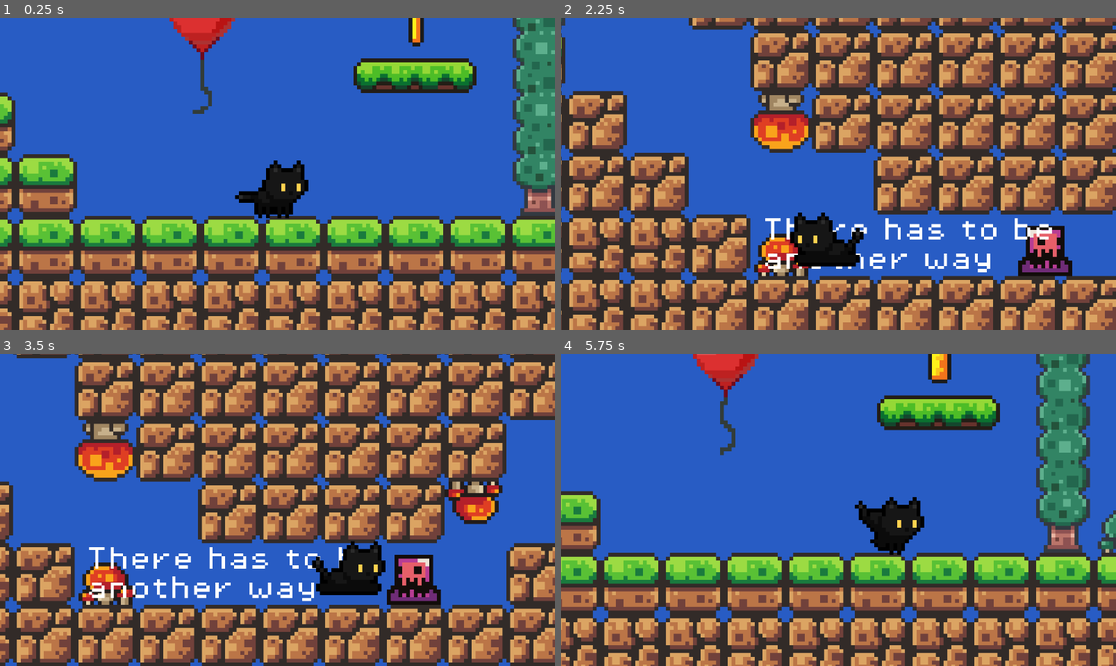
Above: before the commit, frames 1-4 (two rows, left to right).
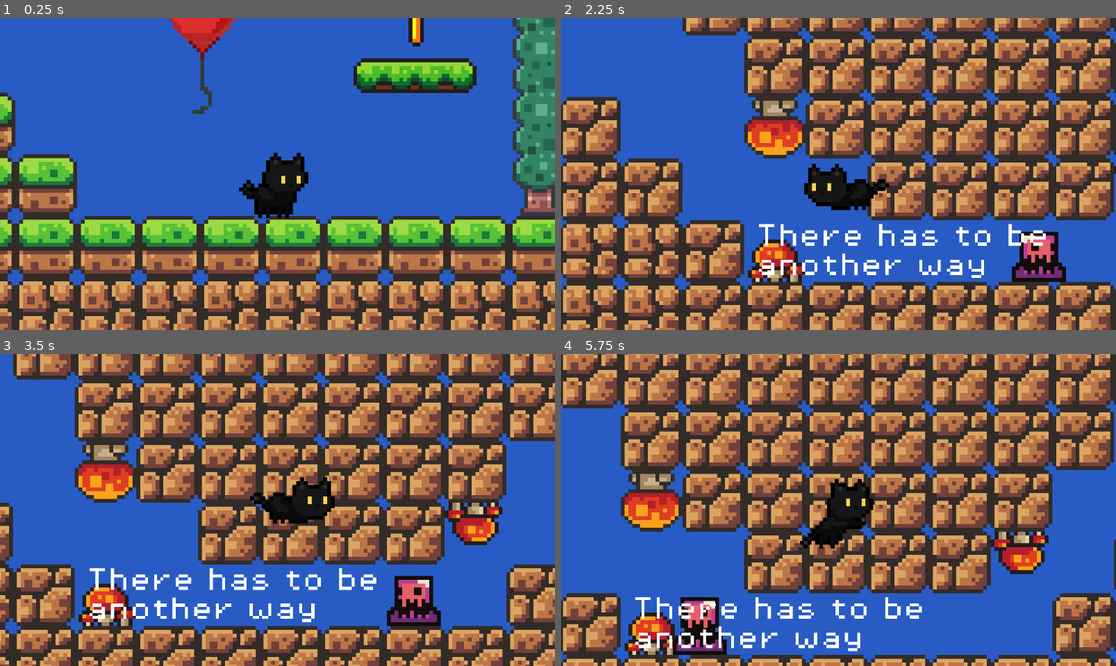
Above: after the commit, the same moments.

Repository: madgustoo/catja
Game: Godot game, scene res://main.tscn
The game is run twice, just before and just after one commit, with the same random seed, the same clock (stepped at 60 frames per second) and the same inputs.
Inputs:
- Up to frame 1 (0.25 s): no input
- Up to frame 2 (2.25 s): hold Right (move_right) 0.53-2.03 s; tap Space (jump) at 0.6, 0.77, 1.07, 1.35, 1.52, 1.82, 2.1 s; hold Left (move_left) from 2.03 s (still down)
- Up to frame 3 (3.5 s): release Left (move_left) at 2.78 s; hold Right (move_right) from 2.78 s (still down); tap Space (jump) at 2.85, 3.02, 3.32 s
- Up to frame 4 (5.75 s): tap Space (jump) at 3.6, 3.77, 4.07, 4.35, 4.52, 4.82, 5.1 s; release Right (move_right) at 4.28 s; hold Left (move_left) 4.28-5.03 s; hold Right (move_right) from 5.03 s (still down)

The runs differ from the first frame. In frame 1, 0.5% of the frame differs, in the area x 42-56%, y 43-60%; in frame 2, 57%; in frame 3, 64%; in frame 4, 88%, in the area x 0-100%, y 0-100%.

Commit message:
Add ledge grab and climb mechanics to cat player

Diff:
--- a/main.tscn
+++ b/main.tscn
@@ -1527,11 +1527,11 @@
 4:3/0 = 0
 5:3/0 = 0
 6:3/0 = 0
-6:3/0/physics_layer_0/polygon_0/points = PackedVector2Array(-8, -8, 8, -6.72672, 8, 1.28599, -8, 1.18707)
+6:3/0/physics_layer_0/polygon_0/points = PackedVector2Array(-8, -8, 8, -8, 8, 0.539577, -8, -1.07915)
 7:3/0 = 0
-7:3/0/physics_layer_0/polygon_0/points = PackedVector2Array(-8, -6.42995, 8, -6.52887, 8, 1.28599, -8, 1.18707)
+7:3/0/physics_layer_0/polygon_0/points = PackedVector2Array(-8, -5.75548, 8, -5.75548, 8, 1.43887, -8, 0.899294)
 8:3/0 = 0
-8:3/0/physics_layer_0/polygon_0/points = PackedVector2Array(-8, -6.23211, 8, -6.23211, 8, 1.28599, -8, 1.18707)
+8:3/0/physics_layer_0/polygon_0/points = PackedVector2Array(-8, -8, 8, -8, 8, -1.25901, -8, 0.899294)
 9:3/0 = 0
 10:3/0 = 0
 0:4/0 = 0
@@ -1554,9 +1554,9 @@
 7:6/0 = 0
 8:6/0 = 0
 0:7/0 = 0
-0:7/0/physics_layer_0/polygon_0/points = PackedVector2Array(-8, -8, 8, -8, 8, 1.28599, -8, 1.18707)
+0:7/0/physics_layer_0/polygon_0/points = PackedVector2Array(-8, -8, 8, -8, 8, -1.25901, -8, 0.899294)
 1:7/0 = 0
-1:7/0/physics_layer_0/polygon_0/points = PackedVector2Array(-8, -6.42995, 8, -6.62779, 8, 1.28599, -8, 1.18707)
+1:7/0/physics_layer_0/polygon_0/points = PackedVector2Array(-8, -8, 8, -8, 8, 8, -8, 8)
 2:7/0 = 0
 2:7/0/physics_layer_0/polygon_0/points = PackedVector2Array(-8, -6.42995, 8, -6.62779, 8, 1.28599, -8, 1.18707)
 3:7/0 = 0
@@ -1713,7 +1713,7 @@
 [node name="Mid" type="TileMapLayer" parent="TileMaps"]
 z_index = -1
 position = Vector2(2, -8)
-tile_map_data = PackedByteArray("AAABAAMAAQAAAAAAAAACAAMAAQA …(5711 unchanged characters)… ABAAEAAAAGAPj/AQAJAAAAAAAHAPj/AQAKAAAAAAA=")
+tile_map_data = PackedByteArray("AAABAAMAAQAAAAAAAAACAAMAAQA …(5711 unchanged characters)… ABAAEAAAAGAPj/AQAJAAAAAAAHAPj/AQAKAAAAAAD6//n/AQAAAAcAAAD7//n/AQAHAAMAAAD8//n/AQAHAAMAAAD9//n/AQAIAAMAAAA=")
 tile_set = SubResource("TileSet_272bh")
 collision_enabled = false
 
--- a/player.tscn
+++ b/player.tscn
@@ -7,6 +7,7 @@
 [ext_resource type="Texture2D" uid="uid://bsrqbhbmnftid" path="res://assets/sprites/player/cat05_run_strip4.png" id="3_hqtel"]
 [ext_resource type="Texture2D" uid="uid://cggn8tir85ip" path="res://assets/sprites/player/cat05_walk_strip8.png" id="3_sweqy"]
 [ext_resource type="Texture2D" uid="uid://cygvmb3ieudgp" path="res://assets/sprites/player/cat05_land_strip2.png" id="4_2hs0m"]
+[ext_resource type="Texture2D" uid="uid://b4tikeb8ihoo7" path="res://assets/sprites/player/cat05_ledgeclimb_strip11.png" id="5_dw050"]
 
 [sub_resource type="CircleShape2D" id="CircleShape2D_hqtel"]
 
@@ -50,6 +51,50 @@
 atlas = ExtResource("4_2hs0m")
 region = Rect2(0, 0, 40, 40)
 
+[sub_resource type="AtlasTexture" id="AtlasTexture_tkwlq"]
+atlas = ExtResource("5_dw050")
+region = Rect2(0, 0, 40, 40)
+
+[sub_resource type="AtlasTexture" id="AtlasTexture_hl5qd"]
+atlas = ExtResource("5_dw050")
+region = Rect2(40, 0, 40, 40)
+
+[sub_resource type="AtlasTexture" id="AtlasTexture_ek41f"]
+atlas = ExtResource("5_dw050")
+region = Rect2(80, 0, 40, 40)
+
+[sub_resource type="AtlasTexture" id="AtlasTexture_khis8"]
+atlas = ExtResource("5_dw050")
+region = Rect2(120, 0, 40, 40)
+
+[sub_resource type="AtlasTexture" id="AtlasTexture_b88wv"]
+atlas = ExtResource("5_dw050")
+region = Rect2(160, 0, 40, 40)
+
+[sub_resource type="AtlasTexture" id="AtlasTexture_pgbbb"]
+atlas = ExtResource("5_dw050")
+region = Rect2(200, 0, 40, 40)
+
+[sub_resource type="AtlasTexture" id="AtlasTexture_331ug"]
+atlas = ExtResource("5_dw050")
+region = Rect2(240, 0, 40, 40)
+
+[sub_resource type="AtlasTexture" id="AtlasTexture_ny14h"]
+atlas = ExtResource("5_dw050")
+region = Rect2(280, 0, 40, 40)
+
+[sub_resource type="AtlasTexture" id="AtlasTexture_ibah8"]
+atlas = ExtResource("5_dw050")
+region = Rect2(320, 0, 40, 40)
+
+[sub_resource type="AtlasTexture" id="AtlasTexture_3iwfv"]
+atlas = ExtResource("5_dw050")
+region = Rect2(360, 0, 40, 40)
+
+[sub_resource type="AtlasTexture" id="AtlasTexture_qwsg1"]
+atlas = ExtResource("5_dw050")
+region = Rect2(400, 0, 40, 40)
+
 [sub_resource type="AtlasTexture" id="AtlasTexture_sweqy"]
 atlas = ExtResource("3_hqtel")
 region = Rect2(0, 0, 40, 40)
@@ -171,6 +216,44 @@
 }],
 "loop": true,
 "name": &"land",
+"speed": 5.0
+}, {
+"frames": [{
+"duration": 1.0,
+"texture": SubResource("AtlasTexture_tkwlq")
+}, {
+"duration": 1.0,
+"texture": SubResource("AtlasTexture_hl5qd")
+}, {
+"duration": 1.0,
+"texture": SubResource("AtlasTexture_ek41f")
+}, {
+"duration": 1.0,
+"texture": SubResource("AtlasTexture_khis8")
+}, {
+"duration": 1.0,
+"texture": SubResource("AtlasTexture_b88wv")
+}, {
+"duration": 1.0,
+"texture": SubResource("AtlasTexture_pgbbb")
+}, {
+"duration": 1.0,
+"texture": SubResource("AtlasTexture_331ug")
+}, {
+"duration": 1.0,
+"texture": SubResource("AtlasTexture_ny14h")
+}, {
+"duration": 1.0,
+"texture": SubResource("AtlasTexture_ibah8")
+}, {
+"duration": 1.0,
+"texture": SubResource("AtlasTexture_3iwfv")
+}, {
+"duration": 1.0,
+"texture": SubResource("AtlasTexture_qwsg1")
+}],
+"loop": true,
+"name": &"ledge_climb",
 "speed": 5.0
 }, {
 "frames": [{
@@ -265,11 +348,21 @@
 texture_filter = 1
 position = Vector2(-13, -21)
 sprite_frames = SubResource("SpriteFrames_7ahtn")
-animation = &"idle"
+animation = &"ledge_climb"
 autoplay = "idle"
-frame = 2
-frame_progress = 0.474429
 
 [node name="RayCast2D" type="RayCast2D" parent="."]
 position = Vector2(-13, -11)
 target_position = Vector2(0, 14)
+
+[node name="LedgeRayWall" type="RayCast2D" parent="." groups=["Player"]]
+position = Vector2(-11, -13)
+rotation = 0.682616
+target_position = Vector2(1.59609, -15.4743)
+collision_mask = 4
+
+[node name="LedgeRayLedge" type="RayCast2D" parent="."]
+position = Vector2(-10, -22)
+rotation = -1.5915
+target_position = Vector2(-0.227673, 10.9976)
+collision_mask = 4
--- a/project.godot
+++ b/project.godot
@@ -18,6 +18,10 @@
 
 Music="*res://music.tscn"
 
+[dotnet]
+
+project/assembly_name="catja"
+
 [input]
 
 move_right={
@@ -37,6 +41,21 @@
 "events": [Object(InputEventKey,"resource_local_to_scene":false,"resource_name":"","device":-1,"window_id":0,"alt_press …(191 unchanged characters)…
 ]
 }
+Down={
+"deadzone": 0.2,
+"events": [Object(InputEventKey,"resource_local_to_scene":false,"resource_name":"","device":-1,"window_id":0,"alt_pressed":false,"shift_pressed":false,"ctrl_pressed":false,"meta_pressed":false,"pressed":false,"keycode":0,"physical_keycode":4194322,"key_label":0,"unicode":0,"location":0,"echo":false,"script":null)
+]
+}
+ui_Down={
+"deadzone": 0.2,
+"events": [Object(InputEventKey,"resource_local_to_scene":false,"resource_name":"","device":-1,"window_id":0,"alt_pressed":false,"shift_pressed":false,"ctrl_pressed":false,"meta_pressed":false,"pressed":false,"keycode":0,"physical_keycode":4194322,"key_label":0,"unicode":0,"location":0,"echo":false,"script":null)
+]
+}
+ui_s={
+"deadzone": 0.2,
+"events": [Object(InputEventKey,"resource_local_to_scene":false,"resource_name":"","device":-1,"window_id":0,"alt_pressed":false,"shift_pressed":false,"ctrl_pressed":false,"meta_pressed":false,"pressed":false,"keycode":0,"physical_keycode":83,"key_label":0,"unicode":115,"location":0,"echo":false,"script":null)
+]
+}
 
 [layer_names]
 
--- a/scripts/player.gd
+++ b/scripts/player.gd
@@ -1,26 +1,74 @@
 extends CharacterBody2D
-
 
 const SPEED = 120.0
 const JUMP_VELOCITY = -300.0
 
+# Ledge grab variables
+var is_grabbing_ledge = false
+var ledge_grab_offset = Vector2(-8, 0)  # Horizontal and vertical offset from detection
+var climb_destination = Vector2.ZERO
+var can_grab_ledge = true  # Prevents repeated grabs
+
 @onready var animated_stripe = $AnimatedSprite2D
 @onready var ray_cast_down: RayCast2D = $RayCast2D
+
+# Ledge detection raycasts
+@onready var ledge_ray_wall = $LedgeRayWall
+@onready var ledge_ray_ledge = $LedgeRayLedge
+
+func _ready():
+	setup_ledge_raycasts()
+
+func setup_ledge_raycasts():
+	# Create wall detection raycast (detects the wall itself)
+	if not has_node("LedgeRayWall"):
+		ledge_ray_wall = RayCast2D.new()
+		ledge_ray_wall.name = "LedgeRayWall"
+		add_child(ledge_ray_wall)
+		ledge_ray_wall.target_position = Vector2(16, 0)  # Reaches forward
+		ledge_ray_wall.position = Vector2(0, -8)  # At chest/upper body level
+		ledge_ray_wall.enabled = true
+		ledge_ray_wall.collision_mask = 1  # Only collide with walls (layer 1)
+
+	# Create ledge detection raycast (checks if there's a ledge top)
+	if not has_node("LedgeRayLedge"):
+		ledge_ray_ledge = RayCast2D.new()
+		ledge_ray_ledge.name = "LedgeRayLedge"
+		add_child(ledge_ray_ledge)
+		ledge_ray_ledge.target_position = Vector2(16, 0)  # Reaches forward
+		ledge_ray_ledge.position = Vector2(0, -20)  # Above the wall ray (head level)
+		ledge_ray_ledge.enabled = true
+		ledge_ray_ledge.collision_mask = 1
 
 func bounce(force: Vector2):
 	velocity = force
 
 func _physics_process(delta: float) -> void:
-	# Add the gravity.
+	if is_grabbing_ledge:
+		handle_ledge_grab(delta)
+	else:
+		handle_normal_movement(delta)
+		check_ledge_grab()
+
+	move_and_slide()
+
+func handle_normal_movement(delta: float) -> void:
+	# Add the gravity
 	if not is_on_floor():
 		velocity += get_gravity() * delta
 
-	# Handle jump.
+	# Handle drop-through platforms
+	if Input.is_action_just_pressed("ui_down") and is_on_floor():
+		set_collision_mask_value(2, false)
+		position.y += 1
+		await get_tree().create_timer(0.2).timeout
+		set_collision_mask_value(2, true)
+
+	# Handle jump
 	if Input.is_action_just_pressed("jump") and is_on_floor():
 		velocity.y = JUMP_VELOCITY
 
-	# Get the input direction and handle the movement/deceleration.
-	# As good practice, you should replace UI actions with custom gameplay actions.
+	# Get the input direction and handle the movement/deceleration
 	var direction := Input.get_axis("move_left", "move_right")
 
 	if direction:
@@ -35,13 +83,95 @@
 		animated_stripe.flip_h = direction < 0
 	elif not is_on_floor():
 		pass
-		# animated_stripe.play("jump")
 	else:
 		velocity.x = move_toward(velocity.x, 0, SPEED)
 		animated_stripe.play("idle")
 
-	#if ray_cast_down.is_colliding():
-		## Prepare for impact
-		#animated_stripe.play("land")
+	# Re-enable ledge grabbing when on floor
+	if is_on_floor():
+		can_grab_ledge = true
 
-	move_and_slide()
+func check_ledge_grab():
+	# Only check if:
+	# - Falling (positive Y velocity)
+	# - Moving horizontally
+	# - Not on floor
+	# - Can grab ledge (prevents repeated grabs)
+	if velocity.y <= 50 or abs(velocity.x) < 10 or is_on_floor() or not can_grab_ledge:
+		return
+
+	# Update raycast direction based on player facing
+	var direction = 1 if not animated_stripe.flip_h else -1
+	ledge_ray_wall.target_position.x = abs(ledge_ray_wall.target_position.x) * direction
+	ledge_ray_ledge.target_position.x = abs(ledge_ray_ledge.target_position.x) * direction
+
+	# Force raycast update
+	ledge_ray_wall.force_raycast_update()
+	ledge_ray_ledge.force_raycast_update()
+
+	# Check for ledge: wall detected at chest level, no wall at head level
+	if ledge_ray_wall.is_colliding() and not ledge_ray_ledge.is_colliding():
+		start_ledge_grab()
+
+func start_ledge_grab():
+	is_grabbing_ledge = true
+	can_grab_ledge = false
+	velocity = Vector2.ZERO
+
+	# Get the exact ledge position
+	var ledge_position = ledge_ray_wall.get_collision_point()
+	var direction = 1 if not animated_stripe.flip_h else -1
+
+	# Snap player to ledge with offset
+	global_position.x = ledge_position.x + (ledge_grab_offset.x * direction)
+	global_position.y = ledge_position.y + ledge_grab_offset.y
+
+	# Calculate where to climb to
+	climb_destination = global_position + Vector2(direction * 12, -24)
+
+	# Play grab animation
+	animated_stripe.play("ledge_grab")
+
+func handle_ledge_grab(delta: float):
+	# Keep velocity at zero while hanging
+	velocity = Vector2.ZERO
+
+	# Release with down key
+	if Input.is_action_just_pressed("ui_down"):
+		release_ledge()
+		return
+
+	# Jump away from ledge
+	if Input.is_action_just_pressed("jump"):
+		jump_from_ledge()
+		return
+
+	# Climb up with up key or jump
+	if Input.is_action_just_pressed("ui_up"):
+		climb_ledge()
+
+func climb_ledge():
+	is_grabbing_ledge = false
+
+	# Play climb animation
+	animated_stripe.play("ledge_climb")
+
+	# Smooth climb up using a tween
+	var tween = create_tween()
+	tween.tween_property(self, "global_position", climb_destination, 0.2)
+	await tween.finished
+
+	velocity.y = -50  # Small upward boost after climb
+	animated_stripe.play("idle")
+
+func release_ledge():
+	is_grabbing_ledge = false
+	velocity.y = 100  # Small downward push
+	animated_stripe.play("run_fall")
+
+func jump_from_ledge():
+	is_grabbing_ledge = false
+	var direction = -1 if not animated_stripe.flip_h else 1
+	velocity = Vector2(direction * SPEED * 1.2, JUMP_VELOCITY * 0.7)
+	animated_stripe.flip_h = direction < 0
+	animated_stripe.play("run_jump")
Not shown: 1 places in player.tscn that only renumber resources
